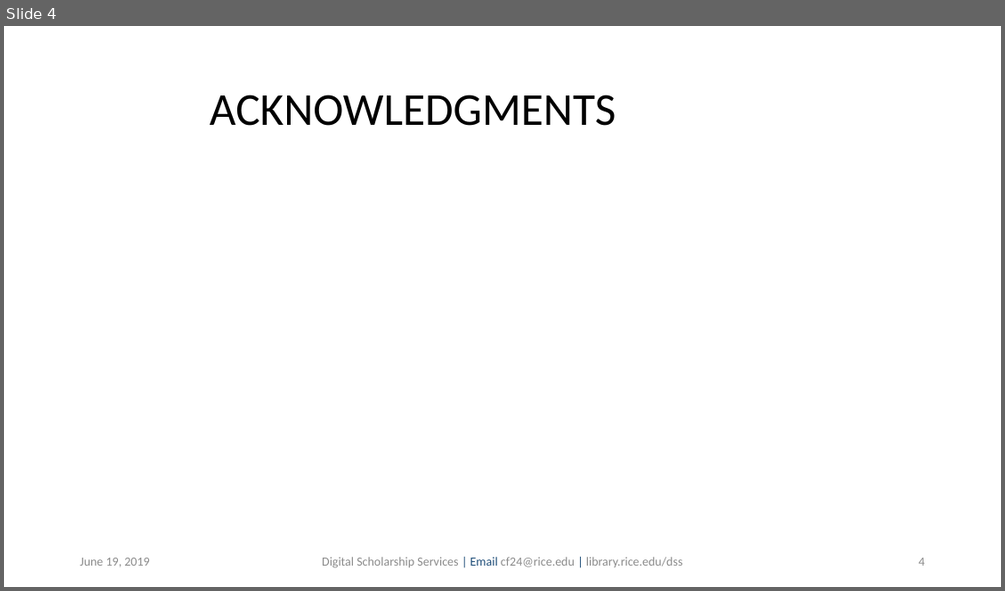
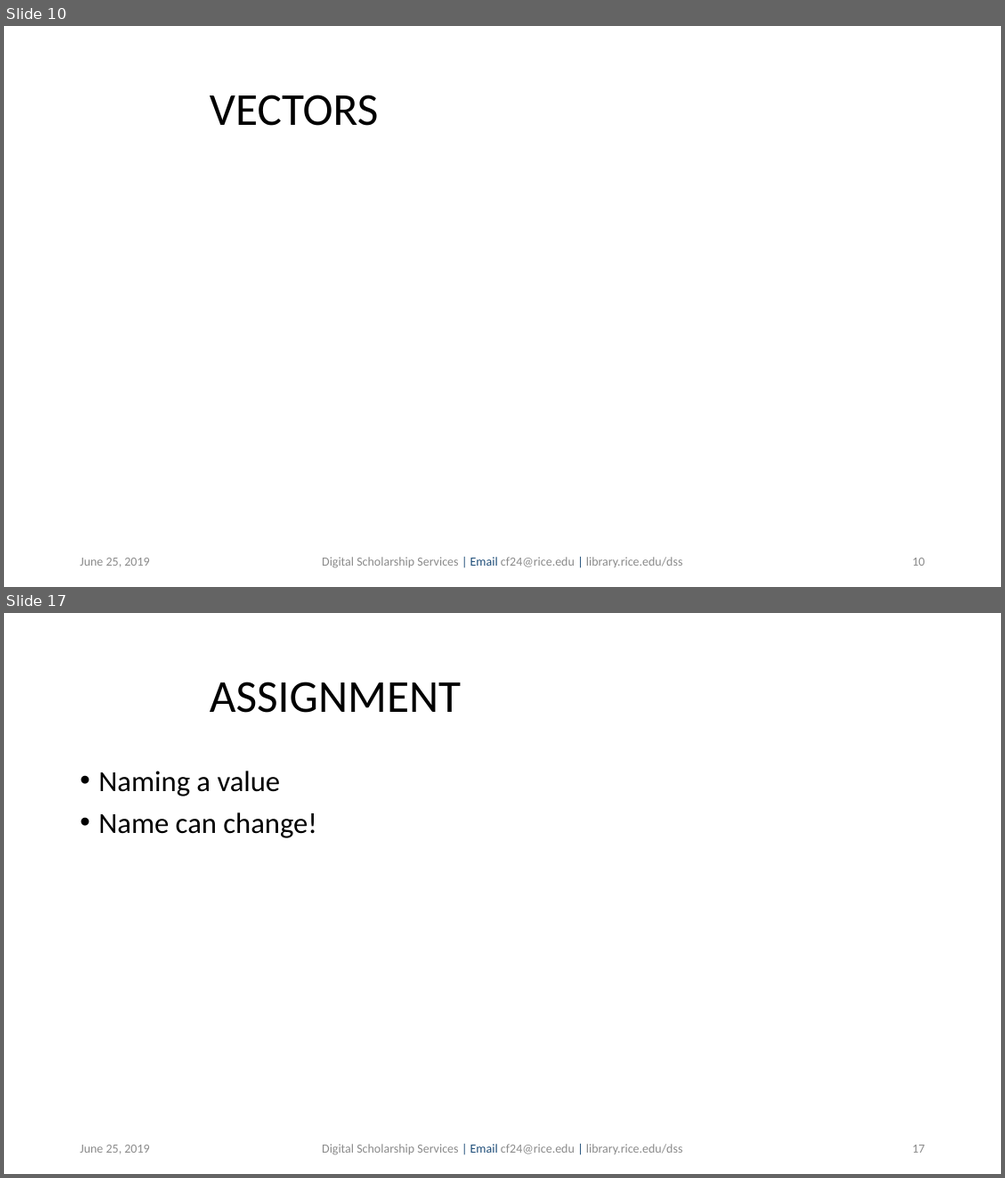
Before and after one commit to bakitybacon/rice-data-and-donuts, a slide deck: introR/Introduction to R.pptx. Shown one above the other, each under a label of ours: slide 4 before the commit, slides 10 and 17 after it; the slides between them are not shown. The pictures are 1005x591 and 1005x1178 pixels, drawn with LibreOffice and Linux fonts; fonts in the diff are those of the drawing; background and template pictures are left out. Boxes give left, top, right and bottom in pixels: in the first picture for what was removed or moved away, otherwise in the second. Text is boxed around its words. In the diff, an @@ line names an element or a change of style, - is before the commit and + after.

```diff
--- a/introR/Introduction to R.pptx
+++ b/introR/Introduction to R.pptx
@@ slide 17 added at box(4, 613, 1001, 1174), background #FFFFFF @@
@@ title added at box(210, 682, 461, 713), 44 pt, text #000000 @@
+ASSIGNMENT
@@ text added at box(98, 771, 317, 838), 28 pt, text #000000 @@
+• Naming a value
+• Name can change!
@@ text added at box(80, 1144, 149, 1153), 12 pt, text #8C8C8C @@
+June 25, 2019
@@ text added at box(322, 1143, 683, 1155), 12 pt, text #8C8C8C @@
+Digital Scholarship Services | Email cf24@rice.edu | library.rice.edu/dss
@@ page number added at box(912, 1144, 924, 1152), 12 pt, text #8C8C8C @@
+17
@@ what was slide 4 is now slide 10 @@
@@ slide 10 changed as well @@
@@ title at box(210, 95, 378, 126): text changed @@
-ACKNOWLEDGMENTS
+VECTORS
@@ text at box(80, 557, 149, 566): text changed @@
-June 19, 2019
+June 25, 2019
@@ page number at box(912, 557, 924, 565): text changed @@
-4
+10
```
Also in this commit, not shown: 2 other slides changed, 29 other slides added.
